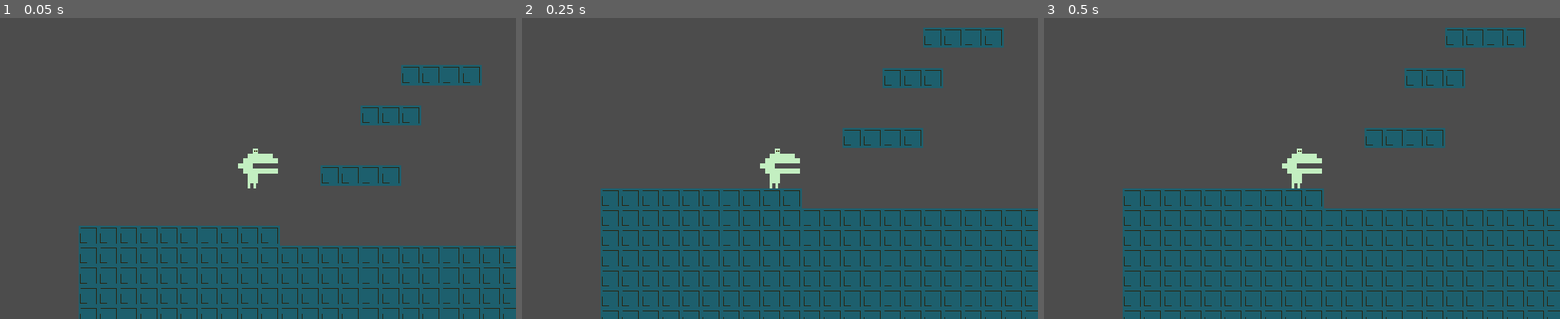
Above: before the commit, frames 1-3 (left to right).
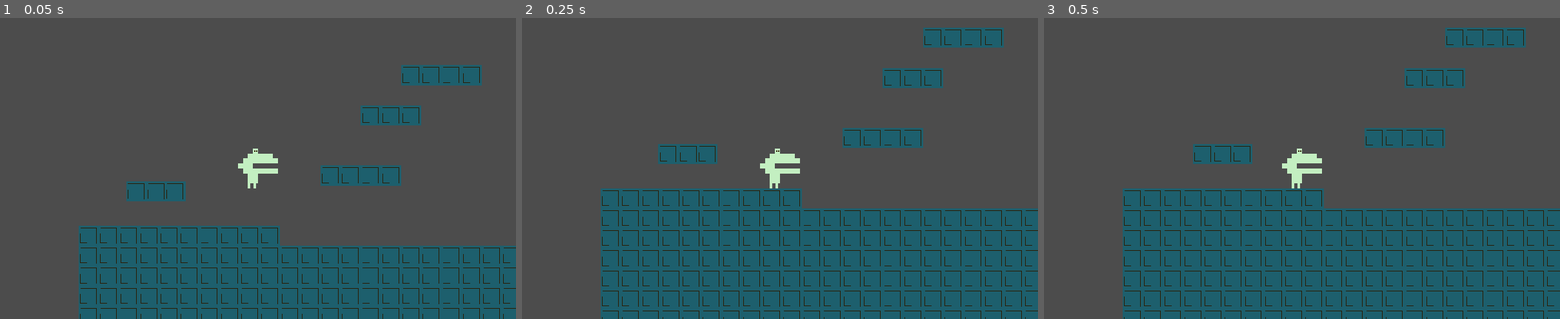
Above: after the commit, the same moments.

Repository: A-Sandwich/Godot-Wild-Jam-42-Ancient
Game: Godot game, scene res://Levels/Level1.tscn
Two runs of this game, one before a commit and one after it. Both use one fixed random seed, a clock stepped at 60 frames per second and the inputs below.
Inputs:
- Up to frame 1 (0.05 s): no input
- Up to frame 2 (0.25 s): no input
- Up to frame 3 (0.5 s): no input

The runs differ from the first frame. In frame 1, 0.8% of the frame differs, in the area x 24-36%, y 54-61%; in frame 2, 0.8%; in frame 3, 0.8%.

Commit message:
moving platform

Diff:
--- a/Ancient/Characters/Player.gd
+++ b/Ancient/Characters/Player.gd
@@ -36,11 +36,8 @@
 
 	velocity = velocity.normalized() * speed
 
-	if Input.is_action_pressed("move_up"):
+	if Input.is_action_pressed("move_up") or Input.is_action_pressed("jump"):
 		initiate_jump()
-	if Input.is_action_pressed("move_down"):
-		#velocity.y += 1
-		pass
 
 func apply_gravity(delta):
 	velocity.y += gravity + delta
--- a/Ancient/Levels/Level1.tscn
+++ b/Ancient/Levels/Level1.tscn
@@ -1,8 +1,9 @@
-[gd_scene load_steps=4 format=2]
+[gd_scene load_steps=5 format=2]
 
 [ext_resource path="res://Characters/Player.tscn" type="PackedScene" id=1]
 [ext_resource path="res://Levels/WorldParts/floor.tscn" type="PackedScene" id=2]
 [ext_resource path="res://Characters/Stegosaurus.tscn" type="PackedScene" id=3]
+[ext_resource path="res://Levels/WorldParts/MovingPlatform.tscn" type="PackedScene" id=4]
 
 [node name="Node2D" type="Node2D"]
 
@@ -17,3 +18,6 @@
 position = Vector2( 644, -277 )
 mass = 1.0
 gravity_scale = 100.0
+
+[node name="MovingPlatform" parent="." instance=ExtResource( 4 )]
+position = Vector2( -350, -168 )
--- /dev/null
+++ b/Ancient/Levels/WorldParts/MovingPlatform.gd
@@ -0,0 +1,25 @@
+extends KinematicBody2D
+
+
+var original_position = Vector2.ZERO
+var direction = 1
+var speed = 100
+var distance = 500
+var target_position = original_position
+
+# Called when the node enters the scene tree for the first time.
+func _ready():
+	original_position = global_position
+	target_position = original_position
+	target_position.x = target_position.x + 5000
+
+
+# Called every frame. 'delta' is the elapsed time since the previous frame.
+func _physics_process(delta):
+	var diff = global_position.x + original_position.x
+	if diff > (original_position.x + distance) or diff < (original_position.x - distance):
+		direction = direction * -1
+		target_position.x = global_position.x + distance * direction
+	var pos = global_position
+	global_position.x += direction * speed * delta
+	update()
--- /dev/null
+++ b/Ancient/Levels/WorldParts/MovingPlatform.tscn
@@ -0,0 +1,30 @@
+[gd_scene load_steps=4 format=2]
+
+[ext_resource path="res://Assets/World/sqaure-floor-brown.png" type="Texture" id=1]
+[ext_resource path="res://Levels/WorldParts/MovingPlatform.gd" type="Script" id=2]
+
+[sub_resource type="RectangleShape2D" id=1]
+extents = Vector2( 468, 157 )
+
+[node name="MovingPlatform" type="KinematicBody2D"]
+scale = Vector2( 0.125, 0.125 )
+script = ExtResource( 2 )
+
+[node name="CollisionShape2D" type="CollisionShape2D" parent="."]
+position = Vector2( 467, 159 )
+shape = SubResource( 1 )
+
+[node name="Sprite" type="Sprite" parent="."]
+position = Vector2( 280, 205 )
+texture = ExtResource( 1 )
+offset = Vector2( -123, -45 )
+
+[node name="Sprite2" type="Sprite" parent="."]
+position = Vector2( 600, 205 )
+texture = ExtResource( 1 )
+offset = Vector2( -123, -45 )
+
+[node name="Sprite3" type="Sprite" parent="."]
+position = Vector2( 900, 205 )
+texture = ExtResource( 1 )
+offset = Vector2( -123, -45 )
--- a/Ancient/project.godot
+++ b/Ancient/project.godot
@@ -45,6 +45,11 @@
 , Object(InputEventKey,"resource_local_to_scene":false,"resource_name":"","device":0,"alt":false,"shift":false,"control":false,"meta":false,"command":false,"pressed":false,"scancode":0,"physical_scancode":16777233,"unicode":0,"echo":false,"script":null)
  ]
 }
+jump={
+"deadzone": 0.5,
+"events": [ Object(InputEventKey,"resource_local_to_scene":false,"resource_name":"","device":0,"alt":false,"shift":false,"control":false,"meta":false,"command":false,"pressed":false,"scancode":0,"physical_scancode":32,"unicode":0,"echo":false,"script":null)
+ ]
+}
 
 [physics]
 
